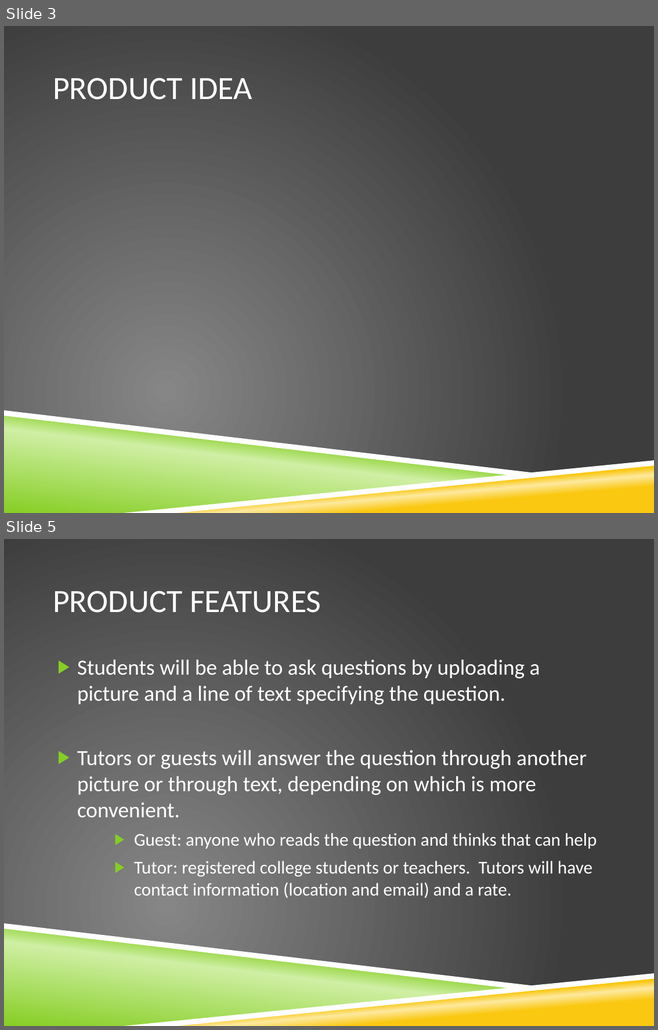
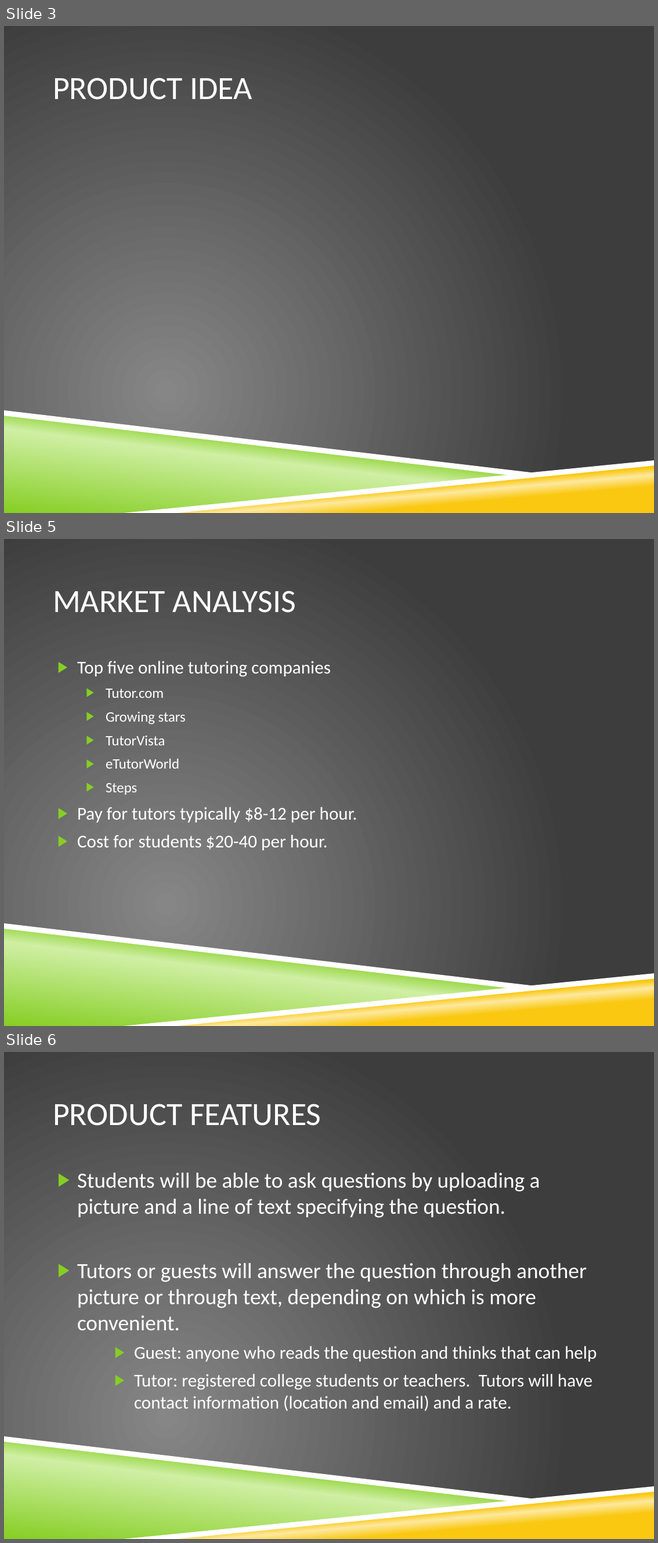
Before and after one commit to razfriman/Snap2Ask, a slide deck: Proposal.pptx. Shown one above the other, each under a label of ours: slides 3 and 5 before the commit, slides 3, 5 and 6 after it; the slides between them are not shown. The pictures are 658x1030 and 658x1543 pixels, drawn with LibreOffice and Linux fonts; fonts in the diff are those of the drawing; background and template pictures are left out. Boxes give left, top, right and bottom in pixels: in the first picture for what was removed or moved away, otherwise in the second. Text is boxed around its words. In the diff, an @@ line names an element or a change of style, - is before the commit and + after.

Commit message:
Added market analysis to presentation

```diff
--- a/Proposal.pptx
+++ b/Proposal.pptx
@@ slide 5 added at [4,539,654,1026], background picture (left out); not listed: 4 template elements that a slide beside it also shows @@
@@ title added at [53,591,296,613], 36 pt, text #FFFFFF @@
+MARKET ANALYSIS
@@ text added at [77,661,357,850], 20 pt, text #FFFFFF @@
+▶ Top five online tutoring companies
+  ▶ Tutor.com
+  ▶ Growing stars
+  ▶ TutorVista
+  ▶ eTutorWorld
+  ▶ Steps
+▶ Pay for tutors typically $8-12 per hour.
+▶ Cost for students $20-40 per hour.
@@ what was slide 5 is now slide 6 @@
```
Also in this commit, not shown: 1 slide changed.
